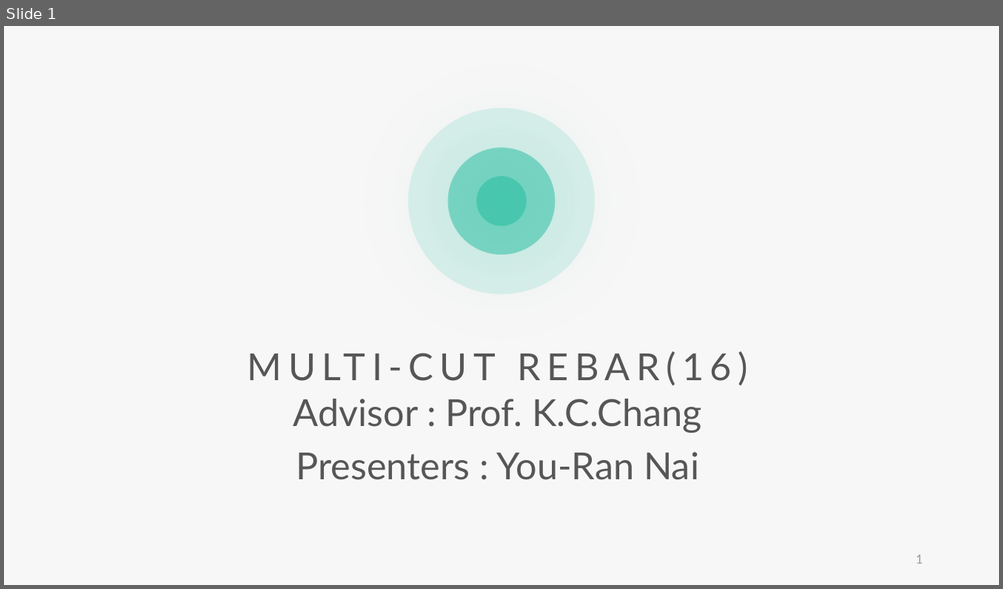
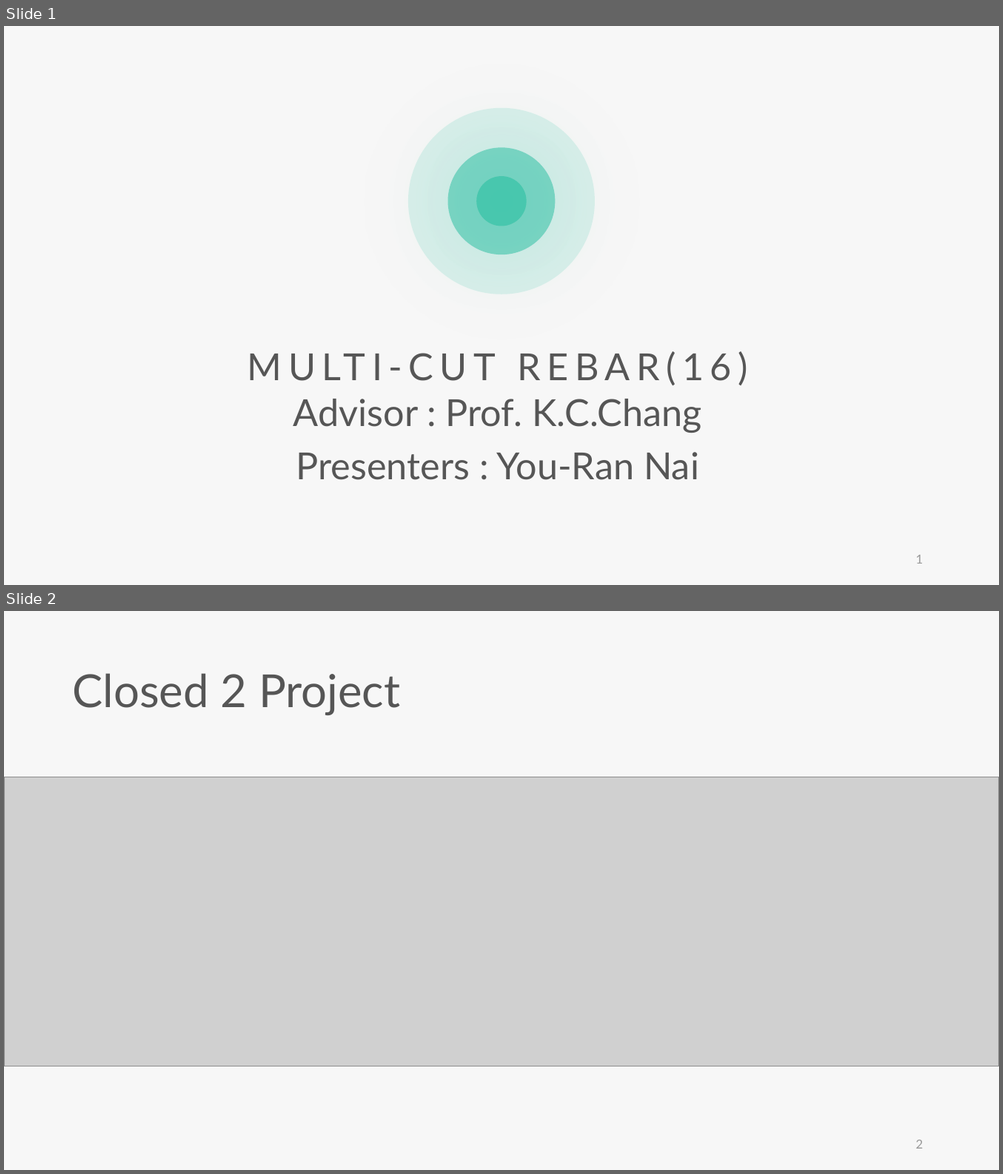
Before and after one commit to skyran1278/VbaProject, a slide deck: 20180126_SmartCut/Meeting/20190502 Meeting/20190502 Meeting.pptx. Shown one above the other, each under a label of ours: slide 1 before the commit, slides 1 and 2 after it. The pictures are 1003x589 and 1003x1174 pixels, drawn with LibreOffice and Linux fonts; fonts in the diff are those of the drawing; grey boxes stand for pictures. Boxes give left, top, right and bottom in pixels: in the first picture for what was removed or moved away, otherwise in the second. Text is boxed around its words. In the diff, an @@ line names an element or a change of style, - is before the commit and + after.

```diff
--- a/20180126_SmartCut/Meeting/20190502 Meeting/20190502 Meeting.pptx
+++ b/20180126_SmartCut/Meeting/20190502 Meeting/20190502 Meeting.pptx
@@ slide 2 added at box(4, 611, 999, 1170), background #F7F7F7 @@
@@ text added at box(73, 673, 400, 715), 44 pt, text #565656 @@
+Closed 2 Project
@@ picture added at box(4, 777, 999, 1067) @@
@@ page number added at box(916, 1140, 923, 1149), 12 pt, text #9A9A9A @@
+2
```
Also in this commit, not shown: 21 other slides added, 18 slides removed, 8 other files.
